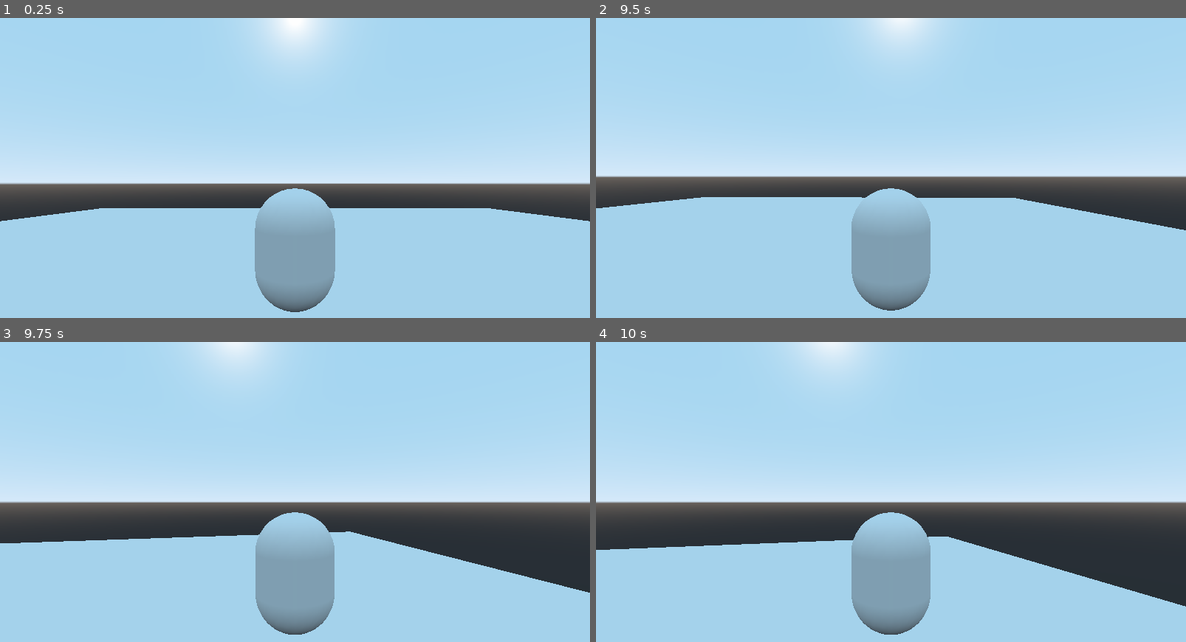
Above: before the commit, frames 1-4 (two rows, left to right).
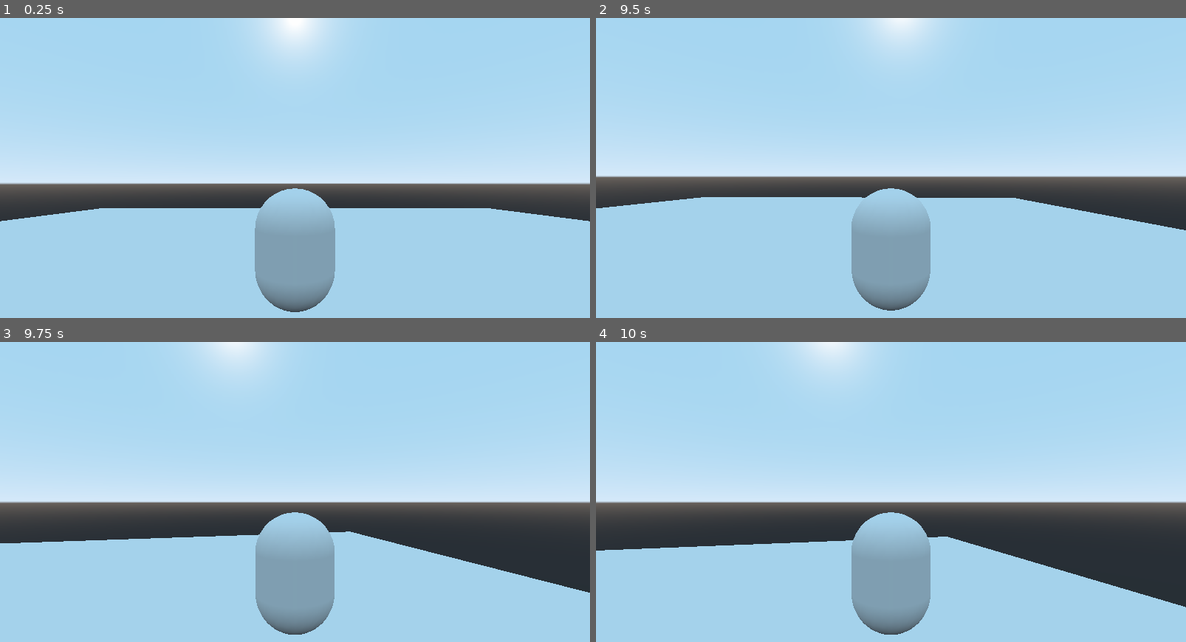
Above: after the commit, the same moments.

Repository: MegaModular/Game-Gam-2022
Game: Godot game, scene res://Main.tscn
The game is run twice, just before and just after one commit, with the same random seed, the same clock (stepped at 60 frames per second) and the same inputs.
Inputs (mouse positions are in pixels of both pictures, inside the frame that each line leads up to):
- Up to frame 1 (0.25 s): no input
- Up to frame 2 (9.5 s): tap Enter at 0.5, 5, 8 s; move the mouse to (920, 183) at 0.52 s; hold A (a) 0.53-1.28 s; tap D (d) at 0.8, 1.35, 4.55 s; move the mouse to (861, 186) at 1.27 s; tap S (s) at 1.55, 5.3, 5.85, 9.05 s; move the mouse to (902, 177) at 2.02 s; hold S (s) 2.03-2.78 s; tap W (w) at 2.3, 2.85, 6.05, 8.85 s; move the mouse to (885, 189) at 2.77 s; tap Shift (shift, bound only after the commit) at 3.05, 6.8 s; tap Space (space) at 3.5, 6.5, 8.1 s; move the mouse to (932, 186) at 3.52 s; hold Shift (shift, bound only after the commit) 3.53-4.28 s; tap A (a) at 3.8, 4.35, 7.55 s; move the mouse to (843, 180) at 4.27 s; move the mouse to (896, 183) at 5.02 s; hold D (d) 5.03-5.78 s; move the mouse to (867, 177) at 5.77 s; move the mouse to (920, 183) at 6.52 s; hold Mouse wheel down (scroll_down) 6.53-7.28 s; move the mouse to (861, 186) at 7.27 s; tap Mouse wheel up (scroll_up) at 7.35 s; move the mouse to (902, 177) at 8.02 s; hold D (d) 8.03-8.78 s; move the mouse to (885, 189) at 8.77 s
- Up to frame 3 (9.75 s): tap Space (space) at 9.5 s; move the mouse to (336, 510) at 9.52 s; hold Shift (shift, bound only after the commit) from 9.53 s (still down)
- Up to frame 4 (10 s): keep holding Shift (shift, bound only after the commit); tap W (w) at 9.8 s

Frames 1-3 are identical in both runs. In frame 4, 0.1% of the frame differs, in the area x 0-100%, y 64-89%.

Commit message:
Sprint update
there are alot of these

Diff:
--- a/Player/Scripts/Player1.gd
+++ b/Player/Scripts/Player1.gd
@@ -4,7 +4,9 @@
 onready var groundcheck = $GroundCheck
 
 #important variables to change
+var min_speed = 10
 var speed = 10
+var max_speed = 20
 var gravity = 20
 var mouse_sensitivity = 0.1
 
@@ -20,6 +22,8 @@
 #basically is_on_floor()
 var full_colliding = false
 
+#NotouchyCode i will execute your whole family
+var sprinting = false
 var h_acceleration = 6
 var h_velocity = Vector3()
 var movement = Vector3()
@@ -44,6 +48,7 @@
 
 func _physics_process(delta):
 	camera_shit()
+	handle_sprinting()
 	#thank you garbaj
 	direction = Vector3()
 
@@ -90,3 +95,11 @@
 	camera_zoom = lerp(camera_zoom, desired_zoom, 0.2)
 	camera_zoom = clamp(camera_zoom, min_zoom, max_zoom)
 	desired_zoom = clamp(desired_zoom, min_zoom, max_zoom)
+
+func handle_sprinting():
+	if Input.is_action_pressed("shift") and Input.is_action_pressed("w"):
+		sprinting = true
+		speed = max_speed
+	else:
+		sprinting = false
+		speed = min_speed
--- a/project.godot
+++ b/project.godot
@@ -67,6 +67,11 @@
 "events": [ Object(InputEventMouseButton,"resource_local_to_scene":false,"resource_name":"","device":0,"alt":false,"shi …(212 unchanged characters)…
  ]
 }
+shift={
+"deadzone": 0.5,
+"events": [ Object(InputEventKey,"resource_local_to_scene":false,"resource_name":"","device":0,"alt":false,"shift":false,"control":false,"meta":false,"command":false,"pressed":false,"scancode":0,"physical_scancode":16777237,"unicode":0,"echo":false,"script":null)
+ ]
+}
 
 [physics]
 
